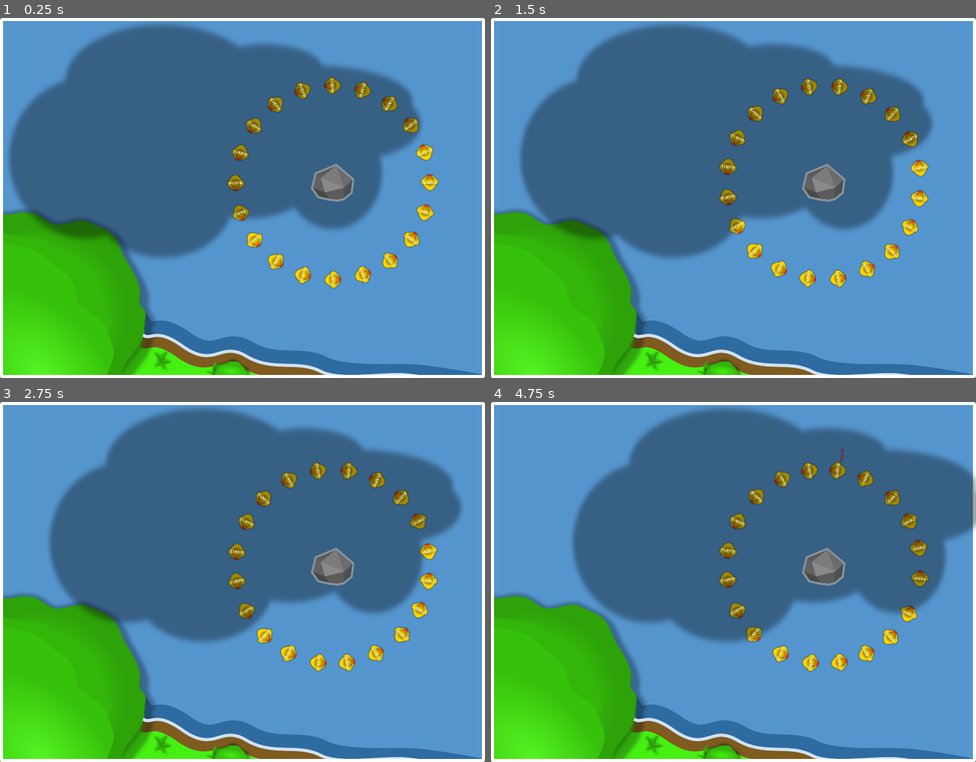
Above: before the commit, frames 1-4 (two rows, left to right).
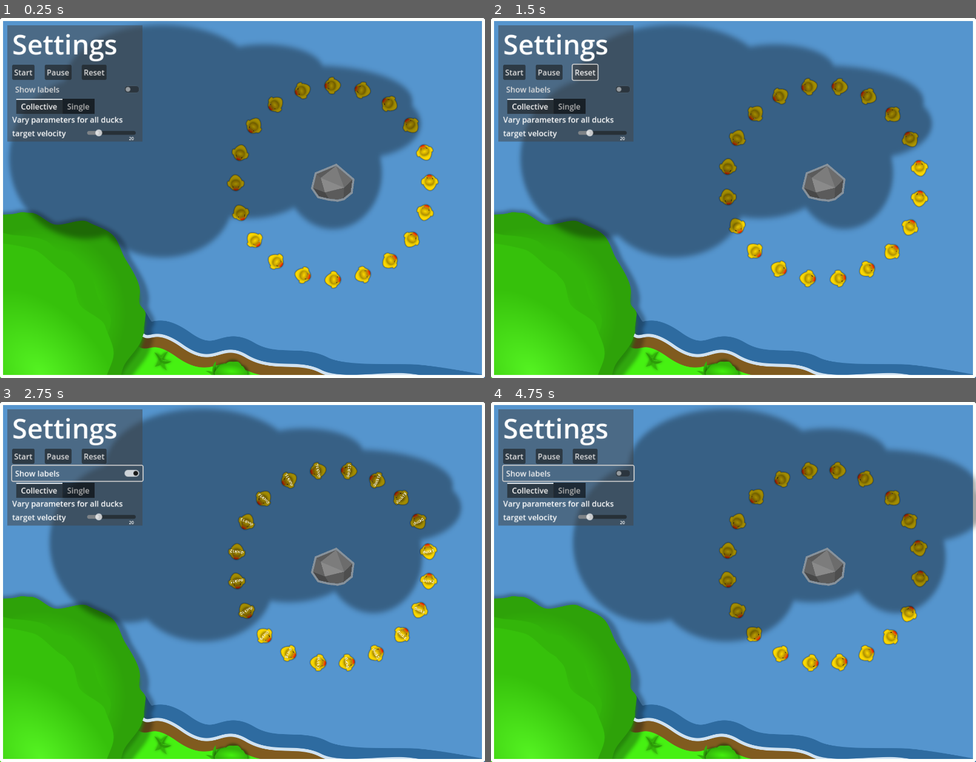
Above: after the commit, the same moments.

Repository: RichtersFinger/DuckTraffic
Game: Godot game, scene res://simulation.tscn
Same seed, same stepped clock (60 frames per second), same inputs: the game is played once before the commit and once after it.
Inputs (mouse positions are in pixels of both pictures, inside the frame that each line leads up to):
- Up to frame 1 (0.25 s): no input
- Up to frame 2 (1.5 s): click (549, 72) at 0.5 s, where only the run after the commit has a clickable "Pause"; click (583, 72) at 1.25 s, where only the run after the commit has a clickable "Reset"
- Up to frame 3 (2.75 s): click (77, 474) at 2 s, where only the run after the commit has a clickable "Show labels"
- Up to frame 4 (4.75 s): click (515, 456) at 2.75 s, where only the run after the commit has a clickable "Start"; click (515, 456) at 3.5 s, where only the run after the commit has a clickable "Start"; click (568, 474) at 4.25 s, where only the run after the commit has a clickable "Show labels"

The runs differ from the first frame. In frame 1, 9.2% of the frame differs, in the area x 1-90%, y 2-75%; in frame 2, 9.2%; in frame 3, 9.0%; in frame 4, 9.3%.

Commit message:
[GUI] add structure and proof-of-concept for settings window

Diff:
--- /dev/null
+++ b/GUI.gd
@@ -0,0 +1,7 @@
+extends MarginContainer
+
+@onready var simulation = $".."
+
+
+func _on_check_button_toggled(toggled_on):
+	simulation.toggle_duck_labels(toggled_on)
--- a/duck.gd
+++ b/duck.gd
@@ -15,11 +15,12 @@
 var collision_dist: float = 0.06*PI
 
 var other_ducks = []  # used to track collisions
+@onready var name_label = $NameLabel
 @onready var collision_label = $CollisionLabel
 
 
 func _ready():
-	$NameLabel.text = self.name
+	name_label.text = self.name
 
 
 # returns current velocity of given duck
--- a/duck.tscn
+++ b/duck.tscn
@@ -11,6 +11,7 @@
 script = ExtResource("1_ugpc8")
 
 [node name="NameLabel" type="Label" parent="."]
+visible = false
 z_index = 1
 anchors_preset = 8
 anchor_left = 0.5
@@ -28,6 +29,7 @@
 horizontal_alignment = 1
 
 [node name="CollisionLabel" type="Label" parent="."]
+visible = false
 offset_left = 225.0
 offset_top = -15.0
 offset_right = 370.0
--- a/project.godot
+++ b/project.godot
@@ -18,3 +18,8 @@
 
 window/size/viewport_width=1500
 window/size/viewport_height=1113
+window/stretch/mode="viewport"
+
+[rendering]
+
+anti_aliasing/quality/msaa_2d=1
--- /dev/null
+++ b/settings_slider_option.gd
@@ -0,0 +1,16 @@
+extends HBoxContainer
+
+@onready var value_label = $HSlider/Value
+@onready var h_slider = $HSlider
+
+
+func _ready():
+	set_slider_value_label(h_slider.value)
+
+
+func _on_h_slider_value_changed(value):
+	set_slider_value_label(value)
+
+
+func set_slider_value_label(value):
+	value_label.text = str(value)
--- /dev/null
+++ b/settings_slider_option.tscn
@@ -0,0 +1,34 @@
+[gd_scene load_steps=2 format=3 uid="uid://c7vwkk2vcvaai"]
+
+[ext_resource type="Script" path="res://settings_slider_option.gd" id="1_4uqlx"]
+
+[node name="SliderItem" type="HBoxContainer"]
+script = ExtResource("1_4uqlx")
+
+[node name="Name" type="Label" parent="."]
+custom_minimum_size = Vector2(150, 0)
+layout_mode = 2
+text = "value"
+
+[node name="HSlider" type="HSlider" parent="."]
+custom_minimum_size = Vector2(100, 25)
+layout_mode = 2
+value = 20.0
+
+[node name="Value" type="Label" parent="HSlider"]
+layout_mode = 1
+anchors_preset = 7
+anchor_left = 0.5
+anchor_top = 1.0
+anchor_right = 0.5
+anchor_bottom = 1.0
+offset_left = 36.0
+offset_top = -8.0
+offset_right = 55.0
+offset_bottom = 15.0
+grow_horizontal = 2
+grow_vertical = 0
+scale = Vector2(0.55, 0.55)
+text = "10"
+
+[connection signal="value_changed" from="HSlider" to="." method="_on_h_slider_value_changed"]
--- a/simulation.gd
+++ b/simulation.gd
@@ -29,6 +29,7 @@
 		add_child(ducks[i])
 	#ducks[0].target_velocity *= 1.5
 
+
 # update ducks per frame
 func _process(delta):
 	time += delta
@@ -41,3 +42,8 @@
 	duck.rotation = angle
 	duck.position.x = axis.position.x + radius * cos(duck.rotation)
 	duck.position.y = axis.position.y + radius * sin(duck.rotation)
+
+
+func toggle_duck_labels(on: bool):
+	for duck in ducks:
+		duck.name_label.visible = on
--- a/simulation.tscn
+++ b/simulation.tscn
@@ -1,10 +1,12 @@
-[gd_scene load_steps=6 format=3 uid="uid://cy4jhur3ippnv"]
+[gd_scene load_steps=8 format=3 uid="uid://cy4jhur3ippnv"]
 
 [ext_resource type="Script" path="res://simulation.gd" id="1_2eo06"]
 [ext_resource type="Texture2D" uid="uid://cubt5r7yqr3g4" path="res://assets/background.png" id="1_y4wqu"]
 [ext_resource type="Texture2D" uid="uid://dsqv8t8vc7040" path="res://assets/rock.png" id="3_bhldh"]
 [ext_resource type="Texture2D" uid="uid://b4aijholtd1fc" path="res://assets/cloud0.png" id="4_5lola"]
 [ext_resource type="Script" path="res://cloud.gd" id="4_gwu72"]
+[ext_resource type="PackedScene" uid="uid://c7vwkk2vcvaai" path="res://settings_slider_option.tscn" id="6_81hte"]
+[ext_resource type="Script" path="res://GUI.gd" id="6_ygy4c"]
 
 [node name="Simulation" type="Node2D"]
 script = ExtResource("1_2eo06")
@@ -52,3 +54,86 @@
 
 [node name="Ducks" type="Node" parent="."]
 unique_name_in_owner = true
+
+[node name="GUI" type="MarginContainer" parent="."]
+z_index = 20
+offset_right = 293.0
+offset_bottom = 254.0
+scale = Vector2(1.505, 1.505)
+theme_override_constants/margin_left = 15
+theme_override_constants/margin_top = 15
+script = ExtResource("6_ygy4c")
+
+[node name="TextureRect" type="ColorRect" parent="GUI"]
+layout_mode = 2
+color = Color(0.258824, 0.258824, 0.258824, 0.513726)
+
+[node name="MarginContainer" type="MarginContainer" parent="GUI"]
+layout_mode = 2
+theme_override_constants/margin_left = 10
+
+[node name="VBoxContainer" type="VBoxContainer" parent="GUI/MarginContainer"]
+layout_mode = 2
+
+[node name="Title" type="Label" parent="GUI/MarginContainer/VBoxContainer"]
+layout_mode = 2
+theme_override_font_sizes/font_size = 56
+text = "Settings"
+
+[node name="HBoxContainer" type="HBoxContainer" parent="GUI/MarginContainer/VBoxContainer"]
+layout_mode = 2
+theme_override_constants/separation = 21
+
+[node name="Start" type="Button" parent="GUI/MarginContainer/VBoxContainer/HBoxContainer"]
+layout_mode = 2
+text = "Start"
+
+[node name="Pause" type="Button" parent="GUI/MarginContainer/VBoxContainer/HBoxContainer"]
+layout_mode = 2
+text = "Pause"
+
+[node name="Reset" type="Button" parent="GUI/MarginContainer/VBoxContainer/HBoxContainer"]
+layout_mode = 2
+text = "Reset"
+
+[node name="ShowLabels" type="CheckButton" parent="GUI/MarginContainer/VBoxContainer"]
+layout_mode = 2
+text = "Show labels"
+
+[node name="TabContainer" type="TabContainer" parent="GUI/MarginContainer/VBoxContainer"]
+layout_mode = 2
+
+[node name="Collective" type="TabBar" parent="GUI/MarginContainer/VBoxContainer/TabContainer"]
+layout_mode = 2
+
+[node name="VBoxContainer" type="VBoxContainer" parent="GUI/MarginContainer/VBoxContainer/TabContainer/Collective"]
+layout_mode = 0
+offset_right = 40.0
+offset_bottom = 40.0
+
+[node name="Description" type="Label" parent="GUI/MarginContainer/VBoxContainer/TabContainer/Collective/VBoxContainer"]
+layout_mode = 2
+text = "Vary parameters for all ducks"
+
+[node name="SliderItem" parent="GUI/MarginContainer/VBoxContainer/TabContainer/Collective/VBoxContainer" instance=ExtResource("6_81hte")]
+layout_mode = 2
+
+[node name="Name" parent="GUI/MarginContainer/VBoxContainer/TabContainer/Collective/VBoxContainer/SliderItem" index="0"]
+text = "target velocity"
+
+[node name="Single" type="TabBar" parent="GUI/MarginContainer/VBoxContainer/TabContainer"]
+visible = false
+layout_mode = 2
+
+[node name="VBoxContainer" type="VBoxContainer" parent="GUI/MarginContainer/VBoxContainer/TabContainer/Single"]
+layout_mode = 0
+offset_right = 40.0
+offset_bottom = 40.0
+
+[node name="Description" type="Label" parent="GUI/MarginContainer/VBoxContainer/TabContainer/Single/VBoxContainer"]
+layout_mode = 2
+text = "Vary parameters for a single duck"
+
+[connection signal="toggled" from="GUI/MarginContainer/VBoxContainer/ShowLabels" to="GUI" method="_on_check_button_toggled"]
+
+[editable path="GUI/MarginContainer/VBoxContainer/TabContainer/Collective/VBoxContainer/SliderItem"]
